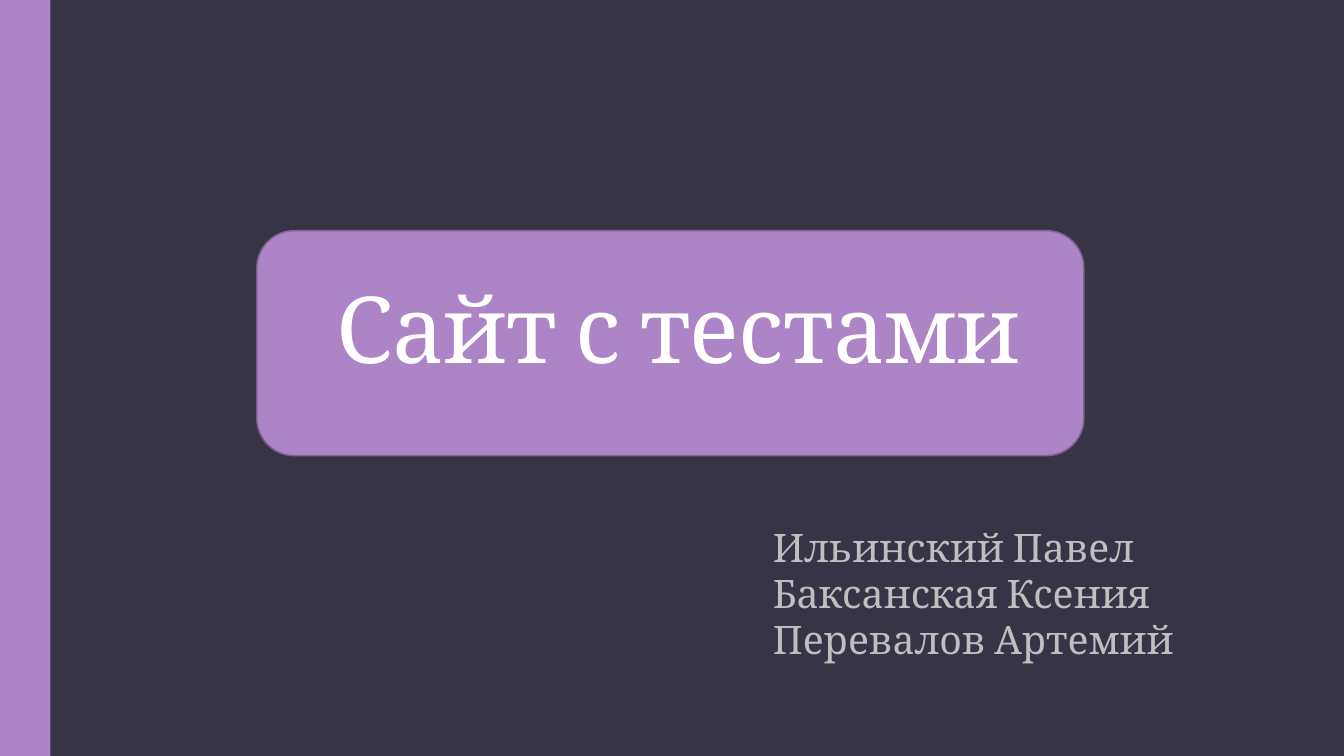
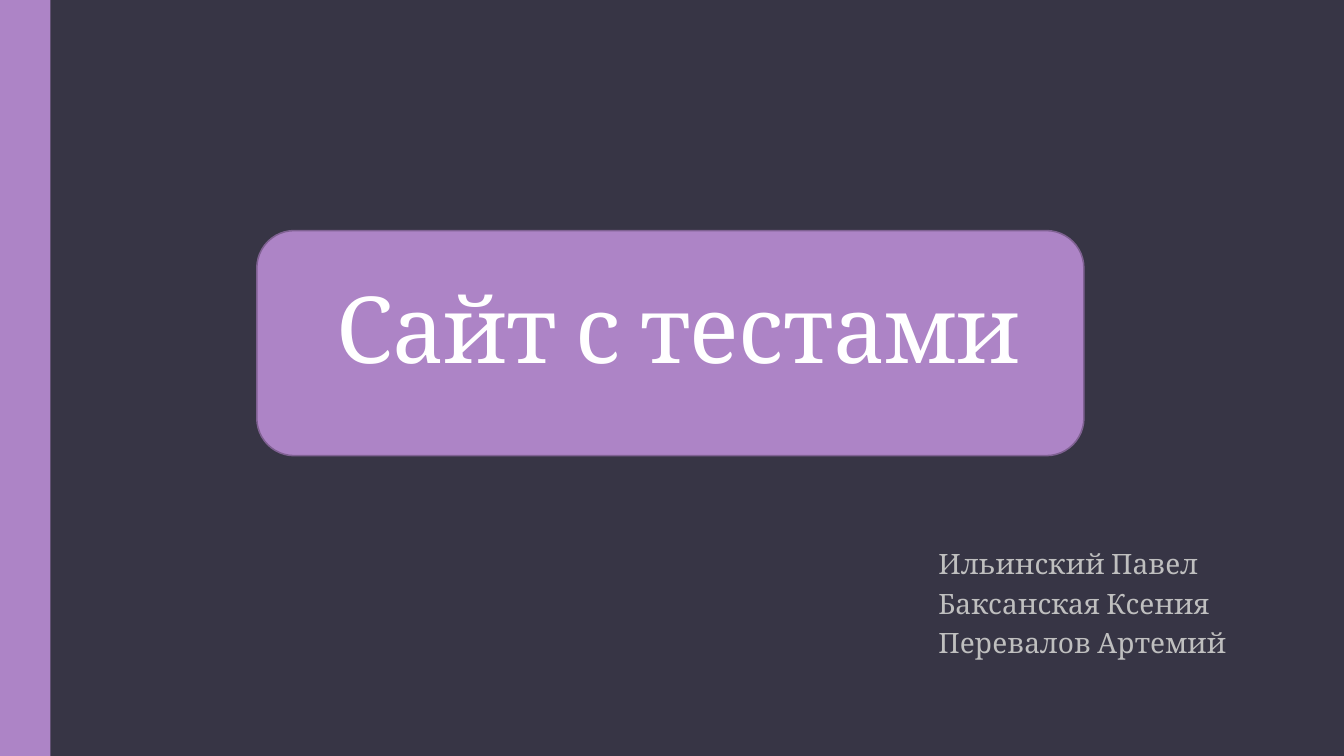
Before and after one commit to Jerrainee/ProjectWeb, a slide deck: slide 1 of documentation/Сайт с тестами.pptx. Drawn at 1344x756 pixels with LibreOffice and Linux fonts; fonts in the diff are those of the drawing. Boxes give left, top, right and bottom in pixels: in the first picture for what was removed or moved away, otherwise in the second. Text is boxed around its words. In the diff, an @@ line names an element or a change of style, - is before the commit and + after.

```diff
--- a/documentation/Сайт с тестами.pptx
+++ b/documentation/Сайт с тестами.pptx
@@ subtitle "Ильинский Павел": place and size @@
-subtitle "Ильинский Павел" at [773,533,1173,664]
+subtitle "Ильинский Павел" at [938,553,1226,660]
@@ subtitle "Ильинский Павел" at [938,553,1226,660]: size 28 to 20 pt @@
```
Also in this commit, not shown: 4 other slides changed, 1 slide added, 9 other files.
